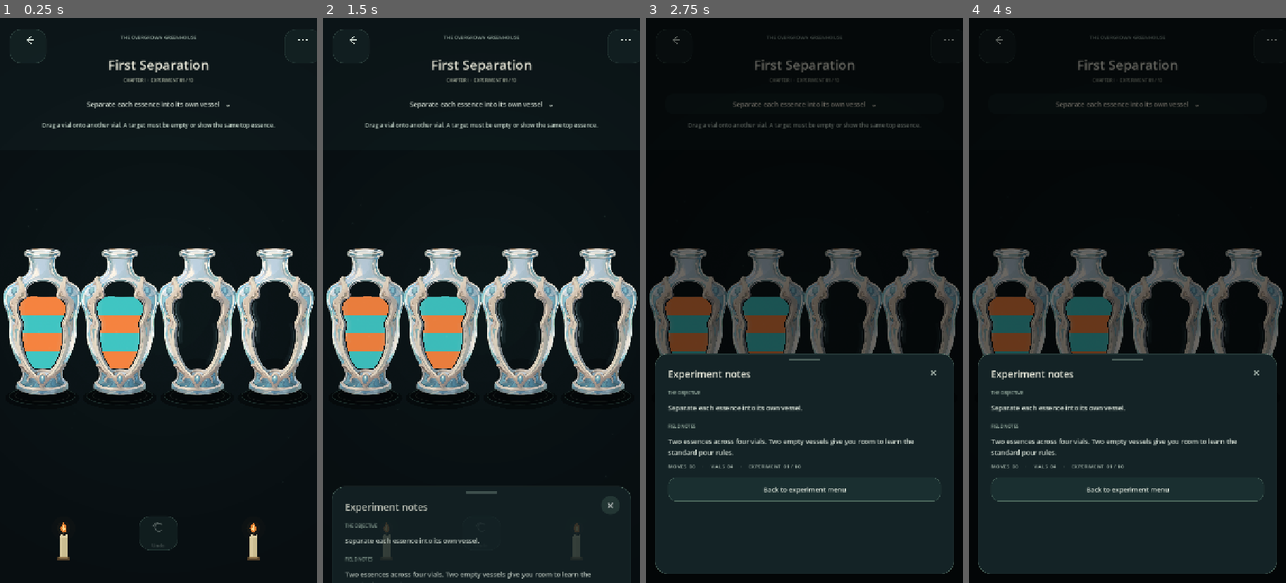
Above: before the commit, frames 1-4 (left to right).
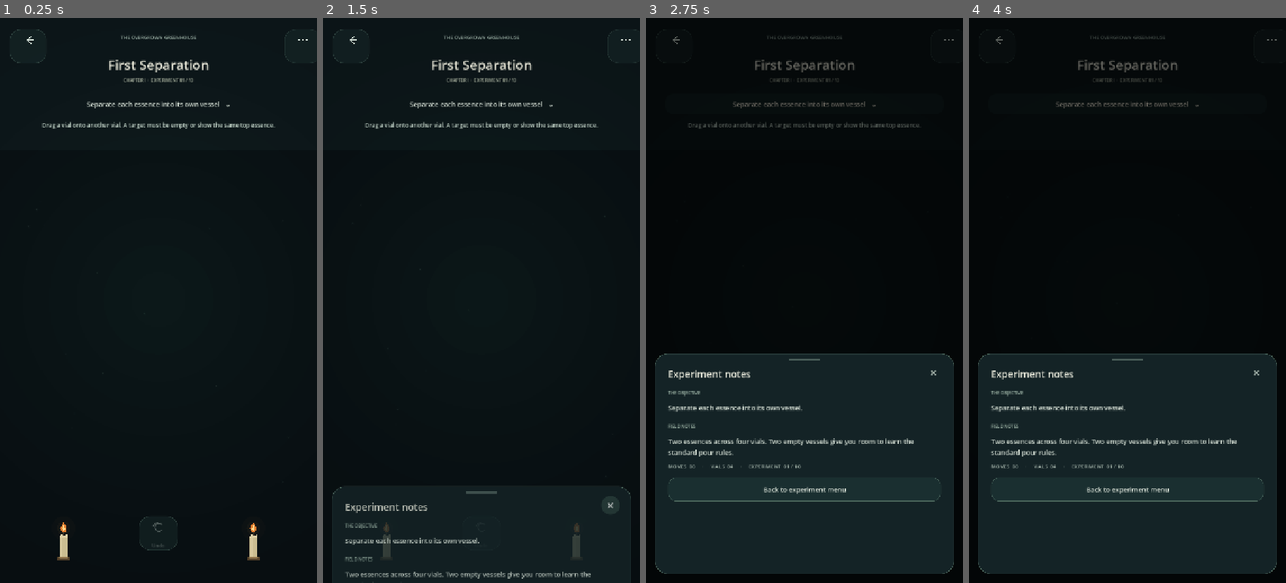
Above: after the commit, the same moments.

Repository: Kryodo/spell-sort-game
Game: Godot game, scene res://scenes/dark_sorting_slots_prototype.tscn
The game is run twice, just before and just after one commit, with the same random seed, the same clock (stepped at 60 frames per second) and the same inputs. This scene is started directly instead of the project's main scene.
Inputs:
- Up to frame 1 (0.25 s): no input
- Up to frame 2 (1.5 s): click "Separate each essence into it…" at 0.5 s; click "×" at 1.25 s
- Up to frame 3 (2.75 s): click "Separate each essence into it…" at 2 s
- Up to frame 4 (4 s): click "×" at 2.75 s; click "Separate each essence into it…" at 3.5 s

The runs differ from the first frame. In frame 1, 14% of the frame differs, in the area x 1-100%, y 40-69%; in frame 2, 14%; in frame 3, 10%; in frame 4, 10%.
Error after the commit: Parse Error: Identifier "amount" not declared in the current scope. (res://scripts/asset_fantasy_alchemy_bottle.gd:630)

Commit message:
Fix liquid chamber gaps and optimize vial rendering

Diff:
--- a/scripts/asset_fantasy_alchemy_bottle.gd
+++ b/scripts/asset_fantasy_alchemy_bottle.gd
@@ -15,9 +15,9 @@
 const PROFILE_SMOOTH_RADIUS := 14
 const REFLECTION_BRIDGE_RATIO := 0.035
 const CENTRE_SEED_SEARCH_RATIO := 0.12
-const LIQUID_SURFACE_SAMPLES := 64
-const LIQUID_SIDE_SAMPLES := 48
-const LIQUID_WALL_INSET := 1.8
+const LIQUID_SURFACE_SAMPLES := 48
+const LIQUID_SIDE_SAMPLES := 32
+const LIQUID_WALL_INSET := -0.9
 
 # Preserve the generated vessel artwork exactly; reflections are added as a
 # separate liquid-aware Godot pass after the illustration and liquid.
@@ -157,8 +157,10 @@
 		push_warning("Vial renderer: chamber profile could not be sampled reliably.")
 		return
 
-	_window_top_ratio = _window_profile[0].x + 1.0 / float(image_height)
-	_window_bottom_ratio = _window_profile[-1].x - 1.0 / float(image_height)
+	# Extend slightly past the first/last transparent sample so the fill reaches
+	# underneath the anti-aliased chamber rim instead of leaving a hairline gap.
+	_window_top_ratio = maxf(0.0, _window_profile[0].x - 1.25 / float(image_height))
+	_window_bottom_ratio = minf(1.0, _window_profile[-1].x + 1.25 / float(image_height))
 	_detect_mouth(source_image, x_min, x_max, centre_x, search_radius)
 
 	_texture_analysis_cache[cache_key] = {
@@ -326,22 +328,33 @@
 func _window_bounds_at(y_ratio: float) -> Vector2:
 	if _window_profile.is_empty():
 		return Vector2.ZERO
-	if y_ratio <= _window_profile[0].x:
-		return Vector2(_window_profile[0].y, _window_profile[0].z)
-
-	for index in range(_window_profile.size() - 1):
-		var first: Vector3 = _window_profile[index]
-		var second: Vector3 = _window_profile[index + 1]
-		if y_ratio <= second.x:
-			var span: float = maxf(0.0001, second.x - first.x)
-			var weight: float = clampf((y_ratio - first.x) / span, 0.0, 1.0)
-			return Vector2(
-				lerpf(first.y, second.y, weight),
-				lerpf(first.z, second.z, weight)
-			)
-
-	var last: Vector3 = _window_profile[-1]
-	return Vector2(last.y, last.z)
+	var profile_count: int = _window_profile.size()
+	var first: Vector3 = _window_profile[0]
+	if y_ratio <= first.x:
+		return Vector2(first.y, first.z)
+	var last: Vector3 = _window_profile[profile_count - 1]
+	if y_ratio >= last.x:
+		return Vector2(last.y, last.z)
+
+	# Binary search keeps mesh construction logarithmic. This lookup runs many
+	# times per layer, per vial, on every animated frame.
+	var low_index: int = 0
+	var high_index: int = profile_count - 1
+	while high_index - low_index > 1:
+		var middle_index: int = (low_index + high_index) / 2
+		if _window_profile[middle_index].x <= y_ratio:
+			low_index = middle_index
+		else:
+			high_index = middle_index
+
+	first = _window_profile[low_index]
+	last = _window_profile[high_index]
+	var span: float = maxf(0.000001, last.x - first.x)
+	var weight: float = clampf((y_ratio - first.x) / span, 0.0, 1.0)
+	return Vector2(
+		lerpf(first.y, last.y, weight),
+		lerpf(first.z, last.z, weight)
+	)
 
 
 func _profile_points() -> Array[Vector2]:
@@ -577,45 +590,87 @@
 	if _window_profile.size() < 8:
 		return
 
-	var reflection_color: Color = _get_liquid_reflection_color()
-
-	# Broad, low-alpha bounce light gives the inner wall some volume without
-	# painting over the liquid or introducing fixed white streaks.
-	var left_glow := _chamber_edge_points(rect, true, 0.07, 0.64, 8.0)
-	var left_reflection := _chamber_edge_points(rect, true, 0.09, 0.61, 4.5)
-	var left_core := _chamber_edge_points(rect, true, 0.13, 0.56, 3.0)
-	draw_polyline(left_glow, Color(reflection_color.r, reflection_color.g, reflection_color.b, 0.075), 8.0, true)
-	draw_polyline(left_reflection, Color(reflection_color.r, reflection_color.g, reflection_color.b, 0.17), 2.8, true)
-	draw_polyline(left_core, Color(0.92, 0.97, 0.96, 0.34), 0.9, true)
-
-	# The opposite wall gets a shorter and softer response, avoiding a
-	# symmetrical neon outline around the whole chamber.
-	var right_glow := _chamber_edge_points(rect, false, 0.37, 0.94, 7.0)
-	var right_reflection := _chamber_edge_points(rect, false, 0.43, 0.88, 3.8)
-	draw_polyline(right_glow, Color(reflection_color.r, reflection_color.g, reflection_color.b, 0.045), 7.0, true)
-	draw_polyline(right_reflection, Color(reflection_color.r, reflection_color.g, reflection_color.b, 0.13), 1.8, true)
-
-	# A faint coloured sheen follows the liquid surface, so its reflection
-	# changes naturally as the topmost essence changes.
-	if _liquid_level > 0.001 and not _visual_contents.is_empty():
-		var chamber_span: float = _window_bottom_ratio - _window_top_ratio
-		var surface_ratio: float = _window_bottom_ratio - chamber_span / float(CAPACITY) * clampf(
-			_liquid_level,
-			0.0,
-			float(CAPACITY)
-		)
-		var surface_bounds := _window_bounds_at(surface_ratio)
-		var surface_left := Vector2(
-			rect.position.x + rect.size.x * surface_bounds.x + 5.0,
-			rect.position.y + rect.size.y * surface_ratio - 1.0
-		)
-		var surface_right := Vector2(
-			rect.position.x + rect.size.x * surface_bounds.y - 5.0,
-			rect.position.y + rect.size.y * surface_ratio - 1.0
-		)
-		var surface_color: Color = _get_top_liquid_color().lightened(0.42)
-		surface_color.a = 0.19
-		draw_line(surface_left, surface_right, surface_color, 1.35, true)
+	var visible_layers: int = mini(int(ceil(_liquid_level)), _visual_contents.size())
+	if visible_layers <= 0:
+		# Empty glass still catches a restrained cool studio highlight.
+		var empty_left := _chamber_edge_points(rect, true, 0.08, 0.70, rect.size.x * 0.055)
+		draw_polyline(empty_left, Color(0.78, 0.91, 0.93, 0.25), maxf(1.8, rect.size.x * 0.025), true)
+		return
+
+	# Reflect each essence on its own vertical section, so a multi-colour vial
+	# does not receive one averaged tint over the entire chamber.
+	for layer_index in range(visible_layers):
+		var amount: float = clampf(_liquid_level - float(layer_index), 0.0, 1.0)
+		if amount <= 0.001:
+			continue
+
+		var section_top: float = 1.0 - (float(layer_index) + amount) / float(CAPACITY)
+		var section_bottom: float = 1.0 - float(layer_index) / float(CAPACITY)
+		var essence: String = String(_visual_contents[layer_index])
+		var liquid_color: Color = _palette.get(essence, Color(0.45, 0.78, 0.75, 1.0))
+		var reflection_color: Color = _glass_reflection_color(liquid_color)
+
+		var halo_inset: float = rect.size.x * 0.065
+		var main_inset: float = rect.size.x * 0.040
+		var core_inset: float = rect.size.x * 0.022
+		var halo_width: float = maxf(3.0, rect.size.x * 0.060)
+		var main_width: float = maxf(1.8, rect.size.x * 0.026)
+
+		var left_halo := _chamber_edge_points(rect, true, section_top, section_bottom, halo_inset)
+		var left_main := _chamber_edge_points(rect, true, section_top, section_bottom, main_inset)
+		var left_core := _chamber_edge_points(rect, true, section_top, section_bottom, core_inset)
+		var right_bounce := _chamber_edge_points(rect, false, section_top + amount / float(CAPACITY) * 0.10, section_bottom, rect.size.x * 0.045)
+
+		draw_polyline(left_halo, Color(reflection_color.r, reflection_color.g, reflection_color.b, 0.25), halo_width, true)
+		draw_polyline(left_main, Color(reflection_color.r, reflection_color.g, reflection_color.b, 0.62), main_width, true)
+		draw_polyline(left_core, Color(0.94, 0.98, 0.97, 0.78), maxf(1.0, rect.size.x * 0.010), true)
+		draw_polyline(right_bounce, Color(reflection_color.r, reflection_color.g, reflection_color.b, 0.34), maxf(1.4, rect.size.x * 0.018), true)
+
+	# Short specular glints make the glass read as polished instead of outlined.
+	if amount > 0.25:
+		var glint_start: float = lerpf(section_top, section_bottom, 0.18)
+		var glint_end: float = lerpf(section_top, section_bottom, 0.48)
+		var glint := _chamber_edge_points(rect, true, glint_start, glint_end, core_inset + 1.5)
+		draw_polyline(glint, Color(0.98, 1.0, 0.96, 0.92), maxf(1.0, rect.size.x * 0.012), true)
+
+	_draw_liquid_surface_reflection(rect)
+
+
+func _glass_reflection_color(liquid_color: Color) -> Color:
+	# Lift the essence colour toward cool glass light while preserving enough
+	# hue to remain visibly related to the liquid beneath it.
+	return liquid_color.lightened(0.30).lerp(Color(0.82, 0.94, 0.94, 1.0), 0.28)
+
+
+func _draw_liquid_surface_reflection(rect: Rect2) -> void:
+	if _liquid_level <= 0.001 or _visual_contents.is_empty():
+		return
+
+	var chamber_span: float = _window_bottom_ratio - _window_top_ratio
+	var surface_ratio: float = _window_bottom_ratio - chamber_span / float(CAPACITY) * clampf(
+		_liquid_level,
+		0.0,
+		float(CAPACITY)
+	)
+	var surface_points := PackedVector2Array()
+	const SURFACE_REFLECTION_SAMPLES := 32
+	for index in range(SURFACE_REFLECTION_SAMPLES + 1):
+		var t: float = float(index) / float(SURFACE_REFLECTION_SAMPLES)
+		var normalized_x: float = t * 2.0 - 1.0
+		var wave_y: float = rect.position.y + rect.size.y * surface_ratio + _get_surface_wave_offset(normalized_x) * 0.42
+		var y_ratio: float = clampf(
+			(wave_y - rect.position.y) / rect.size.y,
+			_window_top_ratio,
+			_window_bottom_ratio
+		)
+		var bounds: Vector2 = _window_bounds_at(y_ratio)
+		var left_x: float = rect.position.x + rect.size.x * bounds.x + rect.size.x * 0.045
+		var right_x: float = rect.position.x + rect.size.x * bounds.y - rect.size.x * 0.045
+		surface_points.append(Vector2(lerpf(left_x, right_x, t), wave_y))
+
+	var surface_color: Color = _glass_reflection_color(_get_top_liquid_color())
+	draw_polyline(surface_points, Color(surface_color.r, surface_color.g, surface_color.b, 0.42), maxf(2.0, rect.size.x * 0.028), true)
+	draw_polyline(surface_points, Color(0.97, 1.0, 0.97, 0.84), maxf(1.0, rect.size.x * 0.010), true)
 
 
 func _chamber_edge_points(
